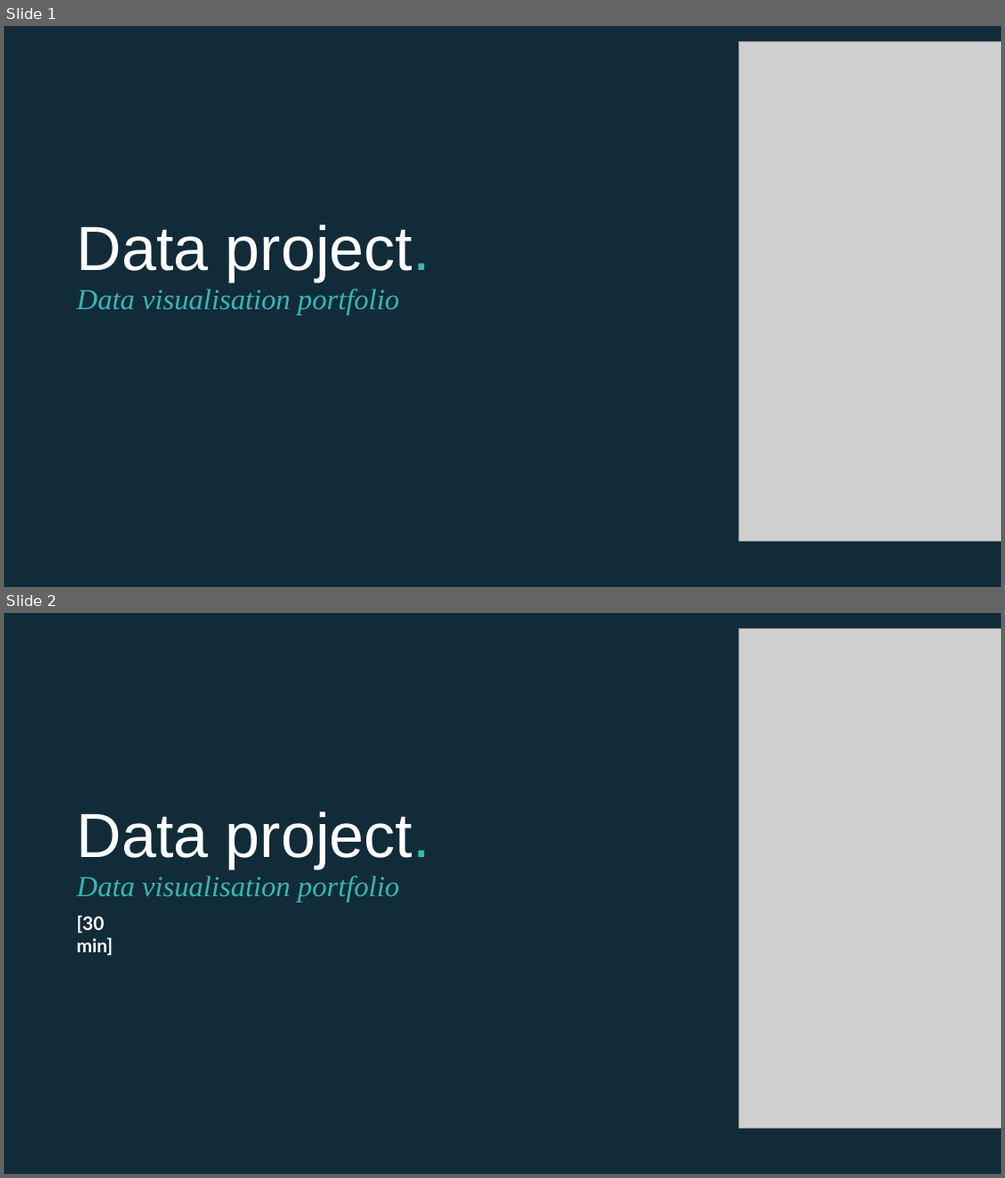
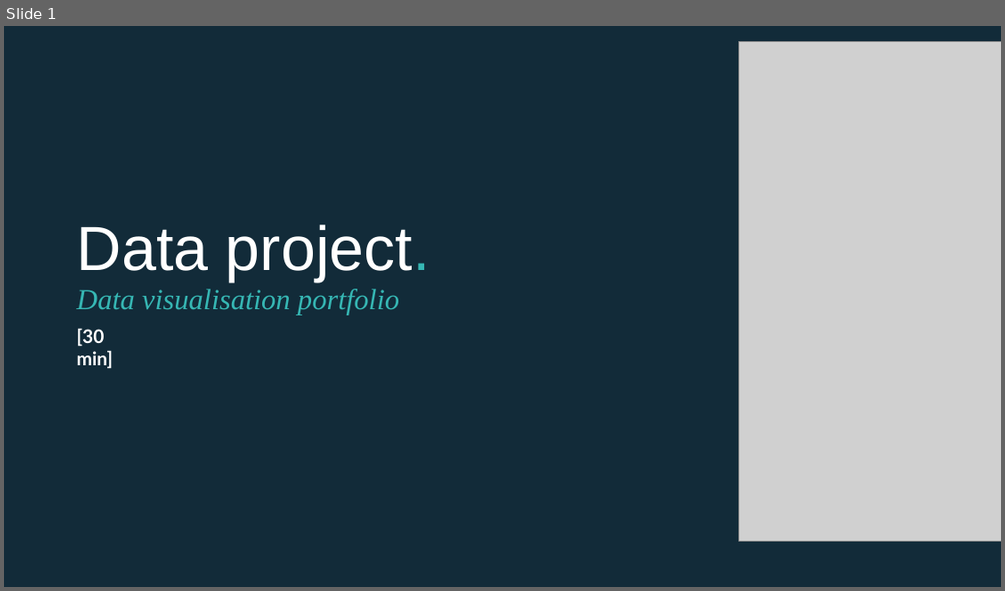
Before and after one commit to FM-ds/courses, a slide deck: data/DSPP_Project.pptx. Shown one above the other, each under a label of ours: slides 1 and 2 before the commit, slide 1 after it. The pictures are 1005x1178 and 1005x591 pixels, drawn with LibreOffice and Linux fonts; fonts in the diff are those of the drawing; grey boxes stand for pictures. Boxes give left, top, right and bottom in pixels: in the first picture for what was removed or moved away, otherwise in the second. Text is boxed around its words. In the diff, an @@ line names an element or a change of style, - is before the commit and + after.

Commit message:
adds project

```diff
--- a/data/DSPP_Project.pptx
+++ b/data/DSPP_Project.pptx
@@ slide 1 removed at (4, 26, 1001, 587), background #122B39 @@
@@ picture removed at (738, 41, 1001, 540) @@
@@ title removed at (77, 224, 430, 314) @@
-Data project.
-Data visualisation portfolio
@@ what was slide 2 is now slide 1 @@
```
Also in this commit, not shown: 2 slides added.
